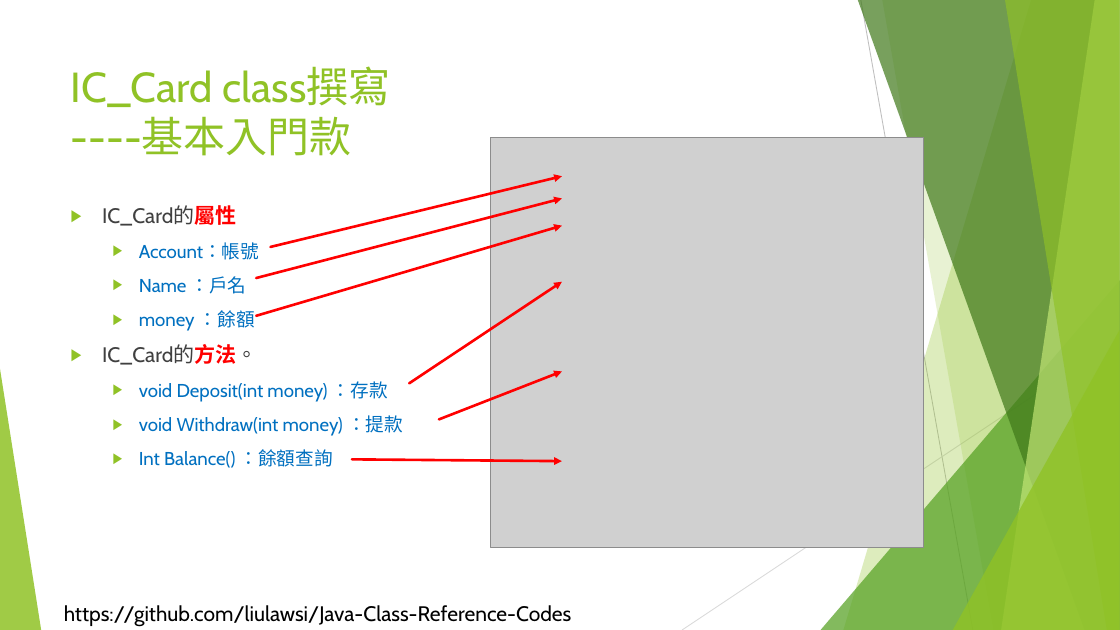
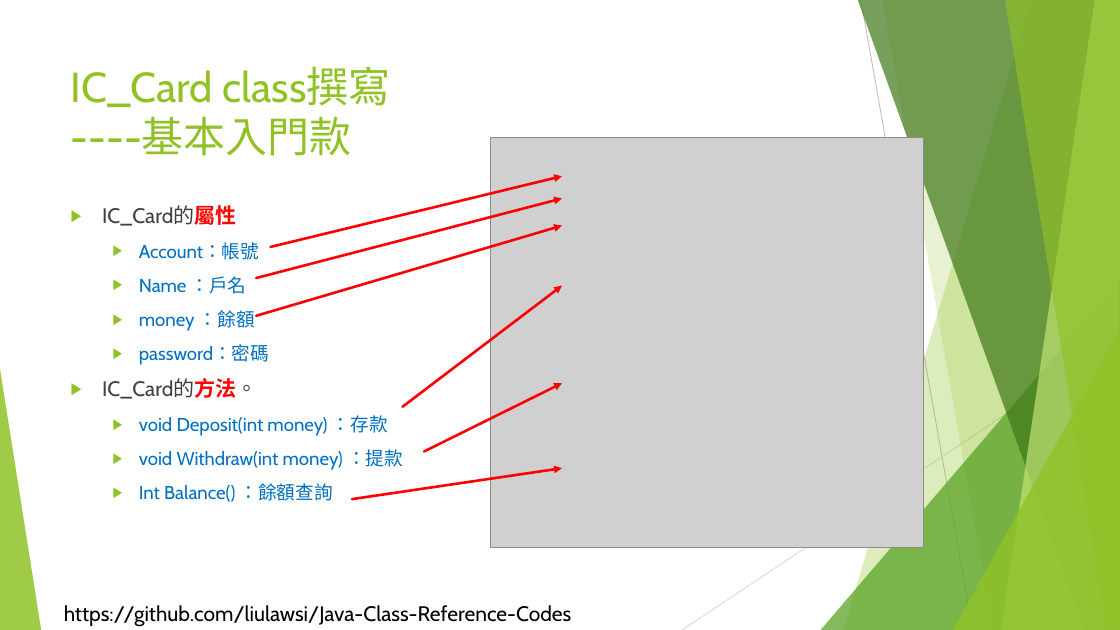
Before and after one commit to liulawsi/My_PPTs, a slide deck: slide 15 of LCC/Java/10_物件導向程式設計.pptx. Drawn at 1120x630 pixels with LibreOffice and Linux fonts; fonts in the diff are those of the drawing; grey boxes stand for pictures; background and template pictures are left out. Boxes give left, top, right and bottom in pixels: in the first picture for what was removed or moved away, otherwise in the second. Text is boxed around its words. In the diff, an @@ line names an element or a change of style, - is before the commit and + after.

Commit message:
2021/04/07

```diff
--- a/LCC/Java/10_物件導向程式設計.pptx
+++ b/LCC/Java/10_物件導向程式設計.pptx
@@ arrow moved from (409, 383) - (562, 281) to (402, 407) - (562, 286) @@
@@ text at bbox=[139, 344, 269, 365]: paragraph added @@
+  ▶ password：密碼
@@ arrow moved from (439, 419) - (562, 371) to (424, 451) - (562, 383) @@
@@ arrow moved from (352, 460) - (562, 461) to (352, 499) - (562, 468) @@
```
Also in this commit, not shown: 2 other slides changed.
